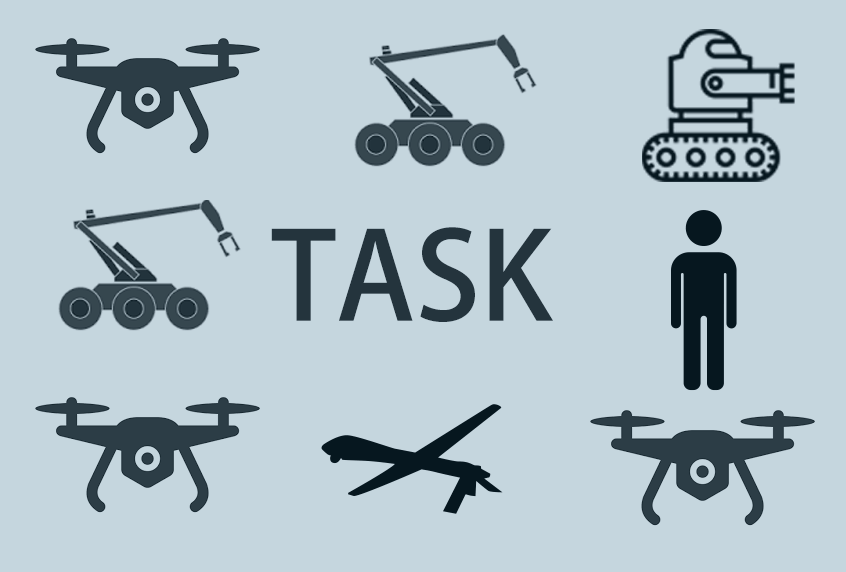
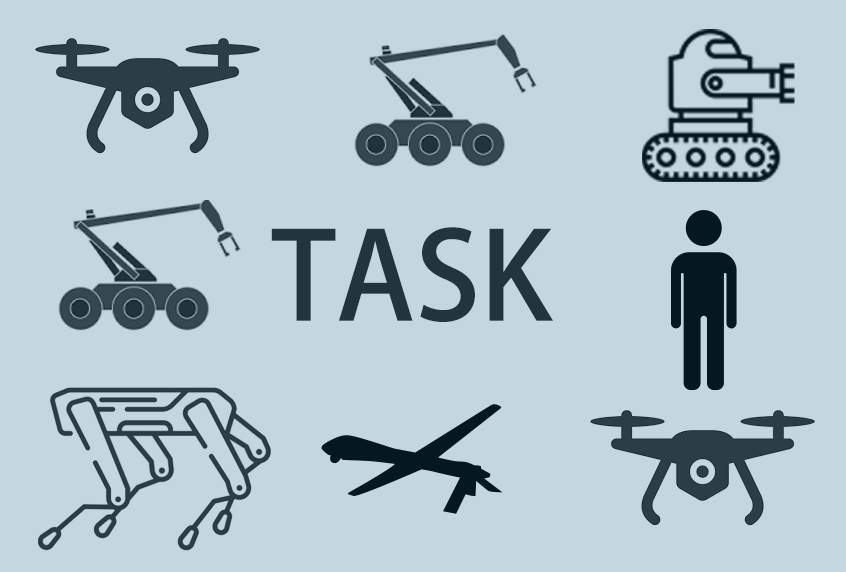
The second 846 x 572 image is a revision of the first. Changes to its layers:
added layer "图层 13" above "图层 9" over (x1=38, y1=387, x2=271, y2=551)
hid "图层 9" over (x1=35, y1=387, x2=260, y2=551)
